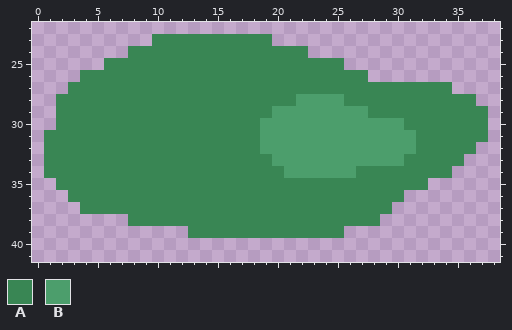
Edited in one commit: pixel-art sprite (assets/sprites/blocks/props/fern-bush1.png). Above, as it was before the edit.
The file is 64x64 pixels. Shown: x 0..38, y 22..41.
Palette (. is transparent): A #398654  B #4c9e6c
Pixels before, first column x 1:
23 .........AAAAAAAAAA..................
24 .......AAAAAAAAAAAAAAA...............
25 .....AAAAAAAAAAAAAAAAAAAA............
26 ...AAAAAAAAAAAAAAAAAAAAAAAA..........
27 ..AAAAAAAAAAAAAAAAAAAAAAAAAAAAAAAA...
28 .AAAAAAAAAAAAAAAAAAAABBBBAAAAAAAAAAA.
29 .AAAAAAAAAAAAAAAAAABBBBBBBBAAAAAAAAAA
30 .AAAAAAAAAAAAAAAAABBBBBBBBBBBBAAAAAAA
31 AAAAAAAAAAAAAAAAAABBBBBBBBBBBBBAAAAAA
32 AAAAAAAAAAAAAAAAAABBBBBBBBBBBBBAAAAA.
33 AAAAAAAAAAAAAAAAAAABBBBBBBBBBBAAAAA..
34 AAAAAAAAAAAAAAAAAAAABBBBBBAAAAAAAA...
35 .AAAAAAAAAAAAAAAAAAAAAAAAAAAAAAA.....
36 ..AAAAAAAAAAAAAAAAAAAAAAAAAAAA.......
37 ...AAAAAAAAAAAAAAAAAAAAAAAAAA........
38 .......AAAAAAAAAAAAAAAAAAAAA.........
39 ............AAAAAAAAAAAAA............
After:
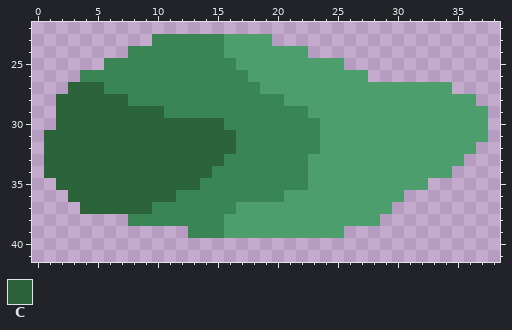
Colours new in this view: C #2c6439
The exact change:
Changed rows in their new state; - is an unchanged pixel.
first column x 1:
23 ---------------BBBB------------------
24 ---------------BBBBBBB---------------
25 ----------------BBBBBBBBB------------
26 -----------------BBBBBBBBBB----------
27 --CCC-------------BBBBBBBBBBBBBBBB---
28 -CCCCCC-------------B----BBBBBBBBBBB-
29 -CCCCCCCCC---------AAA-----BBBBBBBBBB
30 -CCCCCCCCCCCCCC---AAAAA-------BBBBBBB
31 CCCCCCCCCCCCCCCC--AAAAA--------BBBBBB
32 CCCCCCCCCCCCCCCC--AAAAA--------BBBBB-
33 CCCCCCCCCCCCCCC----AAA--------BBBBB--
34 CCCCCCCCCCCCCC------AA----BBBBBBBB---
35 -CCCCCCCCCCCC---------BBBBBBBBBB-----
36 --CCCCCCCCC---------BBBBBBBBBB-------
37 ---CCCCCC-------BBBBBBBBBBBBB--------
38 ---------------BBBBBBBBBBBBB---------
39 ---------------BBBBBBBBBB------------
